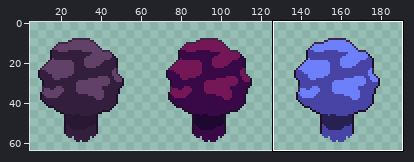
Sprite sheet -- godot/tree/tree.png. The picture above shows the old version from afar; the outline marks the close-up.
Close-up. As it was:
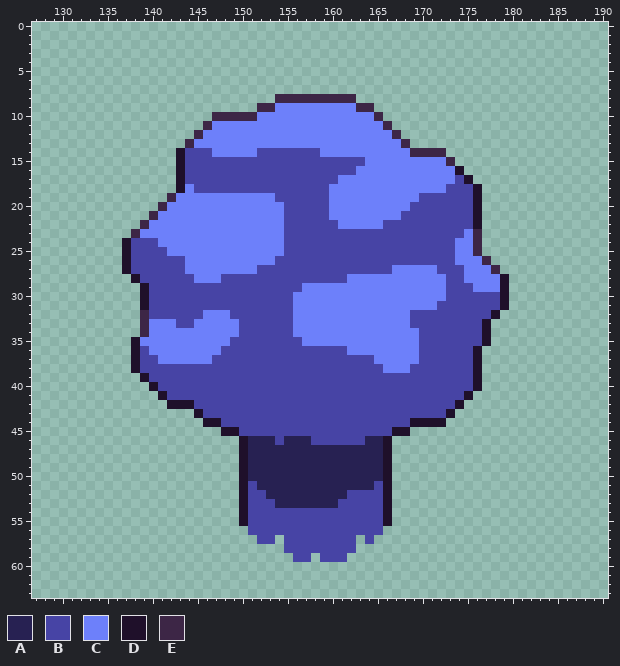
The file is 192x64 pixels. Shown: x 127..190, y 0..63. The wide view leaves out empty margins. The commit also changed other parts of the picture, which this record leaves out.
Palette (. is transparent): A #272152  B #4744a5  C #6d80fa  D #1f102a  E #3d2646
The same view after the edit:
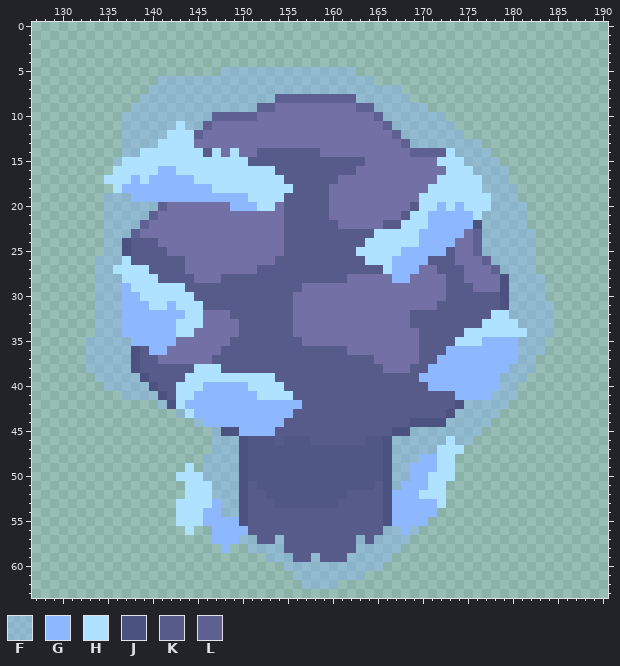
Colours new in this view: F #8db7ff66  G #8db7ff  H #aee2ff  J #4b527f  K #575b8a  L #5d6090
Difference:
colour A: #272152 -> #515785
colour C: #6d80fa -> #7270a4
Changed rows in their new state; - is a pixel that keeps its letter.
first column x 133:
 5 ---------------FFFFFFFFFFFFFFF----------------------
 6 --------FFFFFFFFFFFFFFFFFFFFFFFF--------------------
 7 -------FFFFFFFFFFFFFFFFFFFFFFFFFFFF-----------------
 8 ------FFFFFFFFFFFFFFFLLLLLLLLLFFFFFF----------------
 9 -----FFFFFFFFFFFFFFLL---------LLFFFFFF--------------
10 ----FFFFFFFFFFLLLLL-------------LFFFFFFF------------
11 ----FFFFFFHFFL-------------------LFFFFFFF-----------
12 ----FFFFFHHHL---------------------LFFFFFFF----------
13 ----FFFFHHHH-----------------------LFFFFFFFF--------
14 ----FFHHHHHHHKH-H--KKKKKKK----------LLLLHFFFF-------
15 ---FHHHHHHHHHHHHHHKKKKKKKKKKKKK--------HHHFFFF------
16 ---HHHHHGGHHHHHHHHHHHKKKKKKKKK----------HHHFFFF-----
17 --HHHGHGGGGGHHHHHHHHHHKKKKKK-----------HHHHHFFF-----
18 ---HGGGGGGGGGGHHHHHHHHHKKKK-----------HHHHHHFFFF----
19 --FFFGGGGGGGGGGGGGHHHHKKKKK----------HHHHHHHHFFF----
20 --FFFFFFL-------GGGHH-KKKKK---------KHHGHGHHHFFFF---
21 --FFFFFL--------------KKKKK--------KHHGGGGGHFFFFF---
22 --FFFFL---------------KKKKKK-----KKHHHGGGGGJFFFFF---
23 --FFFL----------------KKKKKKKKKKHHHHHGGGGG-LFFFFFF--
24 --FFJKKK--------------KKKKKKKKKHHHHHHGGGG--LFFFFFF--
25 --FFJKKKK-------------KKKKKKKKHHHHHGGGGGK--LFFFFFF--
26 -FFFHKKKKKK----------KKKKKKKKKKHHHGGGGKKK---LFFFFF--
27 -FFHHHHKKKK--------KKKKKKKKKKKKKKHGGG--KKK---LFFFF--
28 -FFFHHHHKKKK---KKKKKKKKKKKKKK-----GG----KK----JFFFF-
29 -FFFGHHHHHHKKKKKKKKKKKKK----------------KKK---JFFFF-
30 -FFFGGHHHHHHKKKKKKKKKKK-----------------KKKKKKJFFFF-
31 -FFFGGGHHGHHHKKKKKKKKKK----------------KKKKKKKJFFFFF
32 -FFFGGGGGGGHH---KKKKKKK-------------KKKKKKKKKHHFFFFF
33 -FFFGGGGGGHHH----KKKKKK-------------KKKKKKKKHHHHFFFF
34 -FFFGGGGGGHH-----KKKKKK--------------KKKKKHHHHHHHFFF
35 FFFFFGGGGG------KKKKKKKK-------------KKKKHHHGGGGFFF-
36 FFFFFJKGG------KKKKKKKKKKKKKK--------KKKGGGGGGGGFFF-
37 FFFFFJKK------KKKKKKKKKKKKKKKKKK-----KKGGGGGGGGGFF--
38 FFFFFJKKKKKKHHHKKKKKKKKKKKKKKKKKK---KKGGGGGGGGGFFF--
39 -FFFFFJKKKKHHHHHHHHHHKKKKKKKKKKKKKKKKGGGGGGGGGFFF---
40 --FFFFFJKKHHHGGGGGHHHHKKKKKKKKKKKKKKKKGGGGGGGGFF----
41 ----FFFFJKHHGGGGGGGHHHHKKKKKKKKKKKKKKKKKKGGGGFFF----
42 --------FJHGGGGGGGGGGGGGKKKKKKKKKKKKKKKKKJFFFFF-----
43 ----------FHGGGGGGGGGGGKKKKKKKKKKKKKKKKKJFFFFF------
44 ------------FGGGGGGGGGKKKKKKKKKKKKKKJJJJFFFFF-------
45 --------------FJJGGGGKKKKKKKKKKKKKJJFFFFFFFF--------
46 --------------FFFJ---K---KKKKKK--JFFFFFFHFF---------
47 --------------FFFJ---------------JFFFFFHHH----------
48 -------------FFFFJ---------------JFFFGGHH-----------
49 -----------H-FFFFJ---------------JFFGGGHH-----------
50 ----------HHHFFFFJ---------------JFFGGHHH-----------
51 -----------HHHFFFJK-------------KJFGGGHH------------
52 -----------HHHFFFJKK---------KKKKJGGGHHH------------
53 ----------HHHHGFFJKKK-------KKKKKJGGGGGH------------
54 ----------HHHGGFFJKKKKKKKKKKKKKKKJGGGGG-------------
55 ----------HHHGGGGJKKKKKKKKKKKKKKKJGGGG--------------
56 -----------H--GGGGKKKKKKKKKKKKKKKFFGF---------------
57 --------------GGGFFKKFKKKKKKKKFKFFFF----------------
58 ---------------G--FFFFKKKKKKKKFFFFF-----------------
59 --------------------FFFKKFKKKFFFFF------------------
60 ----------------------FFFFFFFFFFF-------------------
61 -----------------------FFFFFFFF---------------------
62 ------------------------FFFF------------------------
Pixel boxes of the changes (left, top, right, bottom) in both close-ups:
changed: (86, 67, 554, 589)
